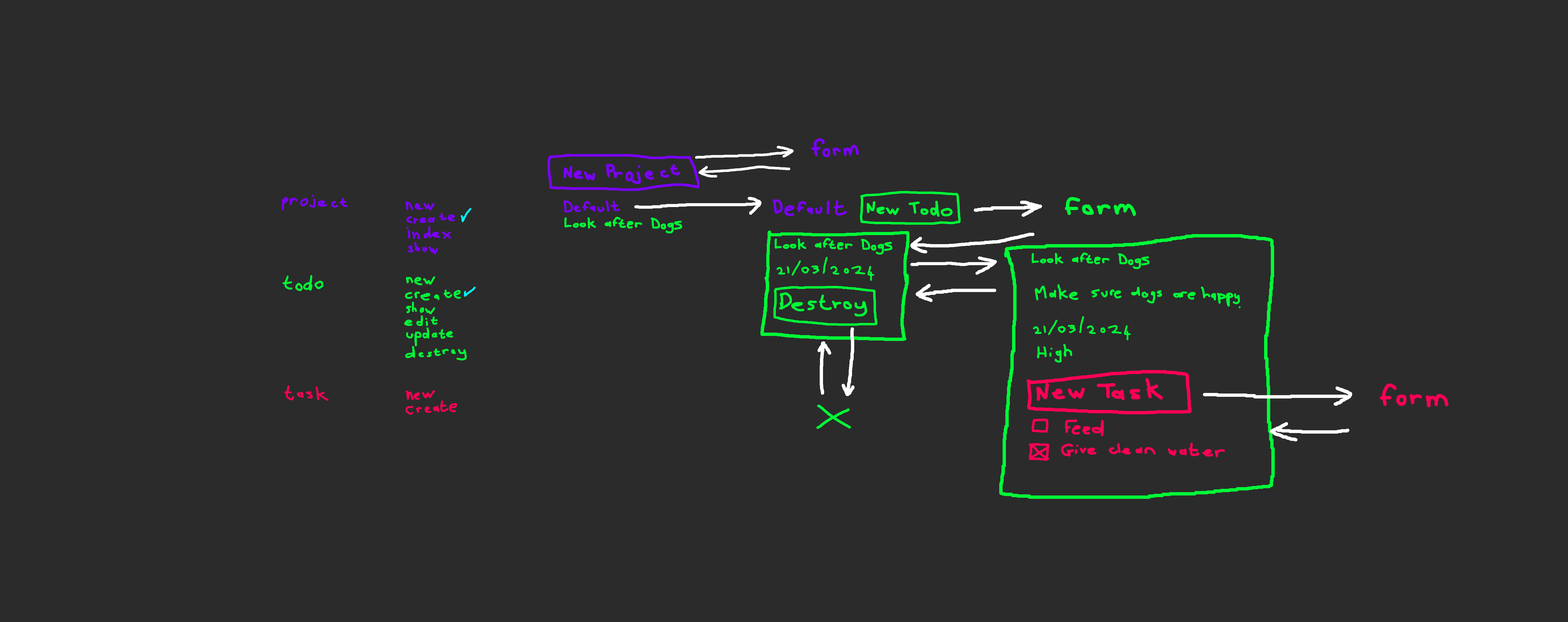
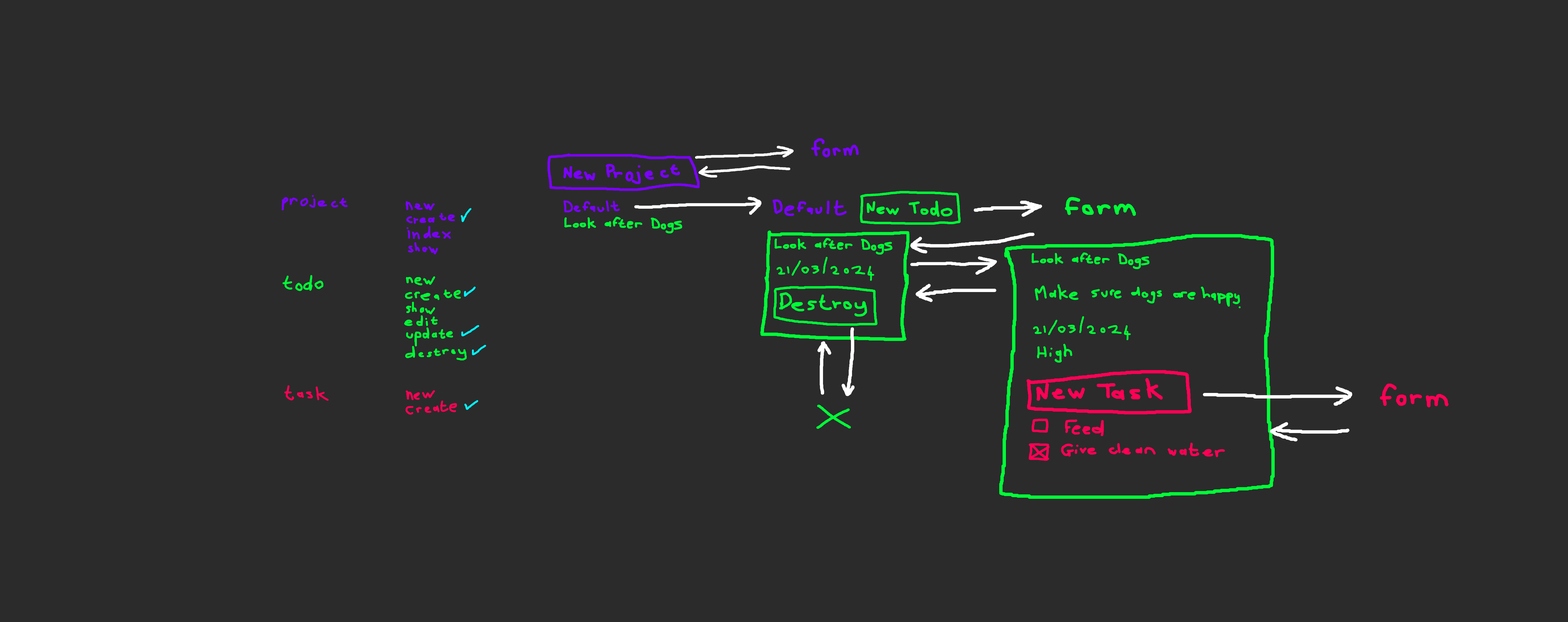
Before/after of a 1568 x 622 layered artwork. What changed in the layer stack:
painted on "Paint Layer 2" over [left=461, top=325, right=487, bottom=411]
painted on "Paint Layer 1" over [left=461, top=325, right=487, bottom=411]
